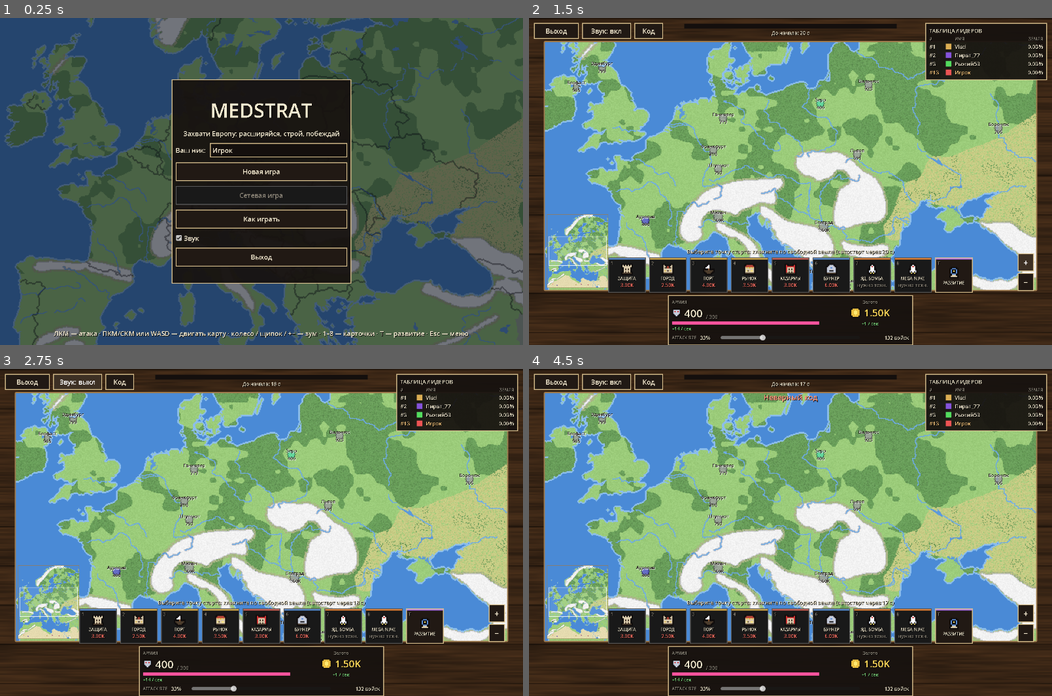
Above: before the commit, frames 1-4 (two rows, left to right).
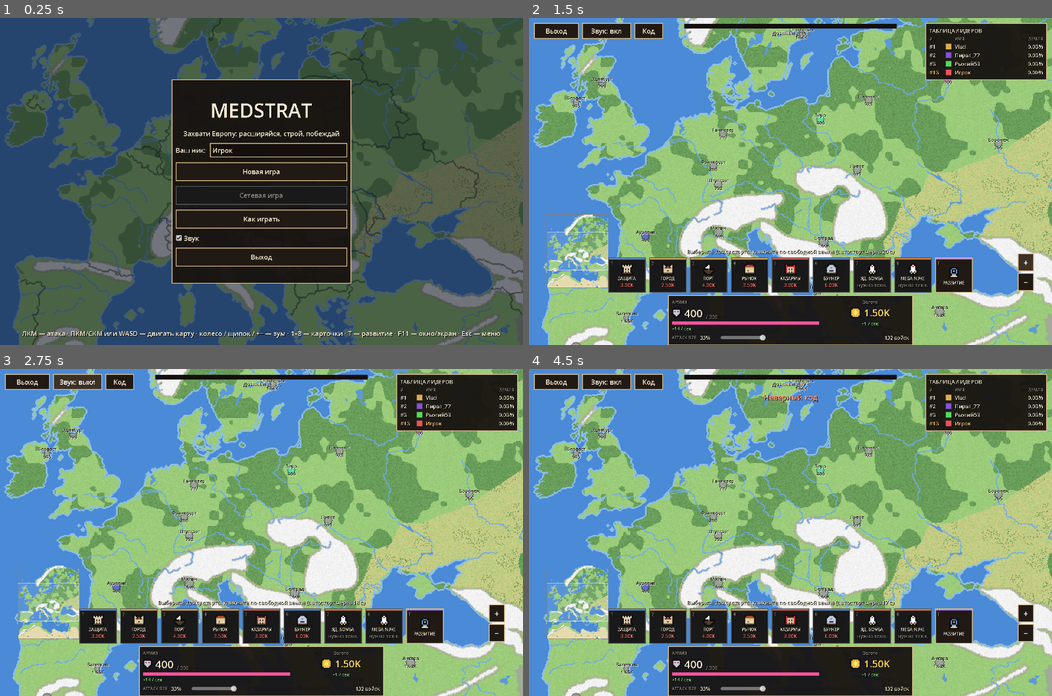
Above: after the commit, the same moments.

Repository: maximvasilevp-stack/medstrat
Game: Godot game, scene res://scenes/main_menu.tscn
Same seed, same stepped clock (60 frames per second), same inputs: the game is played once before the commit and once after it.
Inputs:
- Up to frame 1 (0.25 s): no input
- Up to frame 2 (1.5 s): click "Новая игра" at 0.5 s; click "+" at 1.25 s
- Up to frame 3 (2.75 s): click "Звук: вкл" at 2 s
- Up to frame 4 (4.5 s): click "Звук: выкл" at 2.75 s; click "Код" at 3.5 s; click "OK" at 4.25 s

The runs differ from the first frame. In frame 1, 1.0% of the frame differs, in the area x 4-96%, y 95-98%; in frame 2, 48%, in the area x 0-100%, y 0-100%; in frame 3, 48%; in frame 4, 48%.

Commit message:
feat: fullscreen map without frame, zoom via gestures, wheel and keys at window level, F11 toggle
Co-Authored-By: Claude Fable 5.1 <noreply@anthropic.com>

Diff:
--- a/project.godot
+++ b/project.godot
@@ -21,6 +21,7 @@
 
 window/size/viewport_width=1280
 window/size/viewport_height=800
+window/size/mode=3
 window/stretch/mode="canvas_items"
 window/stretch/aspect="expand"
 window/stretch/scale_mode="integer"
--- a/scripts/camera/game_camera.gd
+++ b/scripts/camera/game_camera.gd
@@ -131,6 +131,35 @@
 	_zoom_at(step, get_viewport_rect().size / 2.0)
 
 
+## Zoom around a point given in viewport pixels (called by the match scene for wheel and gestures).
+func zoom_at_screen(step: int, screen_pos: Vector2) -> void:
+	_zoom_at(step, screen_pos)
+
+
+## Accumulate a pinch factor; zooms once the factor crosses a threshold.
+func magnify(factor: float, screen_pos: Vector2) -> void:
+	_magnify *= factor
+	if _magnify >= 1.25:
+		_magnify = 1.0
+		_zoom_at(1, screen_pos)
+	elif _magnify <= 0.8:
+		_magnify = 1.0
+		_zoom_at(-1, screen_pos)
+
+
+## Pan by a screen-space delta (trackpad two-finger scroll).
+func pan_by(delta: Vector2) -> void:
+	position += delta / _z()
+	_clamp_and_snap()
+
+
+func wheel_ready() -> bool:
+	if _wheel_timer > 0.0:
+		return false
+	_wheel_timer = WHEEL_COOLDOWN
+	return true
+
+
 func _zoom_at(step: int, screen_pos: Vector2) -> void:
 	var old_z := _z()
 	zoom_index = clampi(zoom_index + step, 0, ZOOMS.size() - 1)
--- a/scripts/game.gd
+++ b/scripts/game.gd
@@ -63,28 +63,11 @@
 	wood.material = wood_mat
 	add_child(wood)
 
-	var margin := MarginContainer.new()
-	margin.set_anchors_and_offsets_preset(PRESET_FULL_RECT)
-	margin.add_theme_constant_override("margin_left", 36)
-	margin.add_theme_constant_override("margin_right", 36)
-	margin.add_theme_constant_override("margin_top", 56)
-	margin.add_theme_constant_override("margin_bottom", 132)
-	margin.mouse_filter = MOUSE_FILTER_IGNORE
-	add_child(margin)
-	var frame := PanelContainer.new()
-	var sb := StyleBoxFlat.new()
-	sb.bg_color = Color(0.05, 0.04, 0.03)
-	sb.border_color = Color(0.62, 0.48, 0.30)
-	sb.set_border_width_all(3)
-	sb.set_corner_radius_all(3)
-	sb.set_content_margin_all(3)
-	frame.add_theme_stylebox_override("panel", sb)
-	margin.add_child(frame)
+	# the map fills the whole window; panels float on top of it
 	container = SubViewportContainer.new()
 	container.stretch = true
-	container.size_flags_horizontal = SIZE_EXPAND_FILL
-	container.size_flags_vertical = SIZE_EXPAND_FILL
-	frame.add_child(container)
+	container.set_anchors_and_offsets_preset(PRESET_FULL_RECT)
+	add_child(container)
 	var vp := SubViewport.new()
 	vp.render_target_update_mode = SubViewport.UPDATE_ALWAYS
 	vp.canvas_item_default_texture_filter = Viewport.DEFAULT_CANVAS_ITEM_TEXTURE_FILTER_NEAREST
@@ -181,6 +164,46 @@
 
 # ------------------------------------------------------------------ input
 
+## Wheel and trackpad gestures are handled here, before the GUI, so zoom works wherever the pointer is.
+func _input(event: InputEvent) -> void:
+	if exit_dialog.visible:
+		return
+	var pos: Vector2 = container.get_local_mouse_position()
+	if event is InputEventMagnifyGesture:
+		camera.magnify(event.factor, pos)
+		get_viewport().set_input_as_handled()
+	elif event is InputEventPanGesture:
+		if event.ctrl_pressed or event.meta_pressed:
+			camera.magnify(1.0 - event.delta.y * 0.02, pos)
+		else:
+			camera.pan_by(event.delta * 2.0)
+		get_viewport().set_input_as_handled()
+	elif event is InputEventMouseButton and event.pressed and (event.button_index == MOUSE_BUTTON_WHEEL_UP or event.button_index == MOUSE_BUTTON_WHEEL_DOWN):
+		if camera.wheel_ready():
+			camera.zoom_at_screen(1 if event.button_index == MOUSE_BUTTON_WHEEL_UP else -1, pos)
+		get_viewport().set_input_as_handled()
+	elif event is InputEventKey and event.pressed and not event.echo:
+		var k: int = event.physical_keycode
+		if k == KEY_EQUAL or k == KEY_PLUS or k == KEY_KP_ADD or k == KEY_BRACKETRIGHT:
+			camera.zoom_step(1)
+			get_viewport().set_input_as_handled()
+		elif k == KEY_MINUS or k == KEY_KP_SUBTRACT or k == KEY_BRACKETLEFT:
+			camera.zoom_step(-1)
+			get_viewport().set_input_as_handled()
+		elif k == KEY_F11 or (k == KEY_F and event.ctrl_pressed):
+			_toggle_fullscreen()
+			get_viewport().set_input_as_handled()
+
+
+func _toggle_fullscreen() -> void:
+	var w := get_window()
+	if w.mode == Window.MODE_FULLSCREEN or w.mode == Window.MODE_EXCLUSIVE_FULLSCREEN:
+		w.mode = Window.MODE_WINDOWED
+		w.size = Vector2i(1280, 800)
+	else:
+		w.mode = Window.MODE_FULLSCREEN
+
+
 func _unhandled_input(event: InputEvent) -> void:
 	if event.is_action_pressed("ui_cancel"):
 		if mode != "":
@@ -275,7 +298,7 @@
 
 func _on_match_started() -> void:
 	var spawn: int = world.factions[human]["spawn"]
-	camera.zoom_index = 1
+	camera.zoom_index = 2
 	camera._apply_zoom()
 	camera.focus_on(map.cell(spawn))
 	hud.toast("Матч начался! Расширяйтесь, пока земля свободна", Color(0.8, 1, 0.8))
--- a/scripts/ui/hud.gd
+++ b/scripts/ui/hud.gd
@@ -402,7 +402,7 @@
 		b.text = d[0]
 		b.custom_minimum_size = Vector2(40, 38)
 		b.add_theme_font_size_override("font_size", 20)
-		b.tooltip_text = "Зум: колесо, щипок на трекпаде, клавиши + и −"
+		b.tooltip_text = "Зум: колесо, щипок на трекпаде, клавиши + и −, F11 — во весь экран"
 		var step: int = d[1]
 		b.pressed.connect(func(): zoom_requested.emit(step))
 		box.add_child(b)
--- a/scripts/ui/main_menu.gd
+++ b/scripts/ui/main_menu.gd
@@ -95,7 +95,7 @@
 	help_panel.add_child(help)
 
 	var hint := Label.new()
-	hint.text = "ЛКМ — атака · ПКМ/СКМ или WASD — двигать карту · колесо / щипок / +− — зум · 1–8 — карточки · T — развитие · Esc — меню"
+	hint.text = "ЛКМ — атака · ПКМ/СКМ или WASD — двигать карту · колесо / щипок / +− — зум · 1–8 — карточки · T — развитие · F11 — окно/экран · Esc — меню"
 	hint.horizontal_alignment = HORIZONTAL_ALIGNMENT_CENTER
 	hint.set_anchors_and_offsets_preset(PRESET_BOTTOM_WIDE)
 	hint.offset_top = -40
